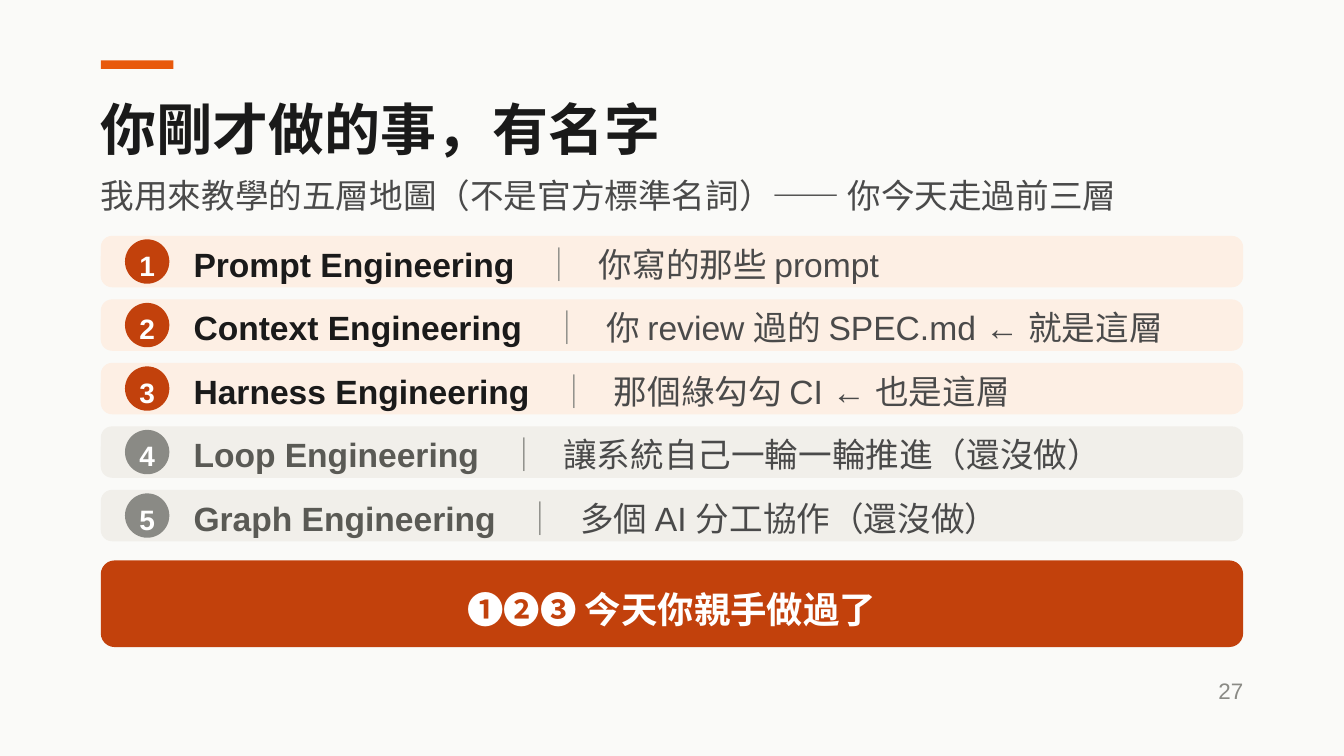
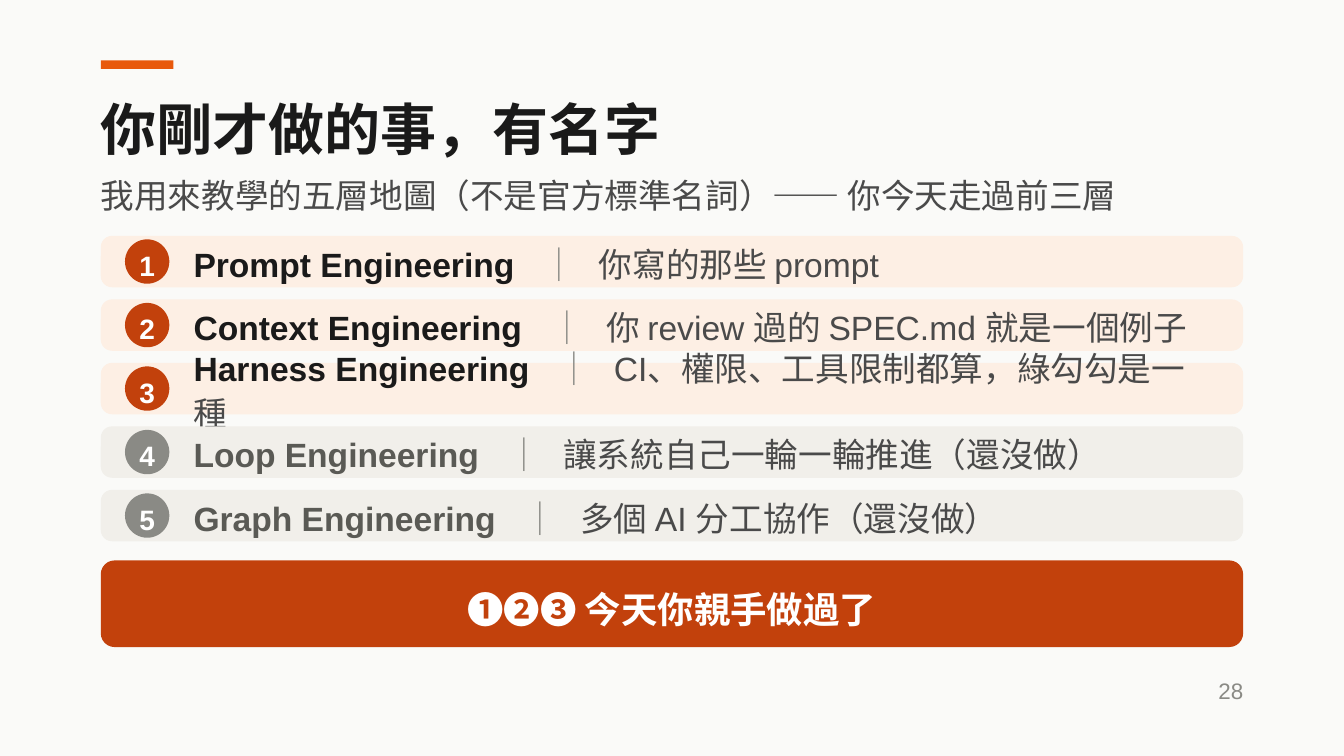
Before and after one commit to aaron20010920/unext-ai-dev-workshop, a slide deck: slide 28 of slides/2026-08-13-AI開發實戰.pptx (slide 27 before the commit). Drawn at 1344x756 pixels with LibreOffice and Linux fonts; fonts in the diff are those of the drawing. Boxes give left, top, right and bottom in pixels: in the first picture for what was removed or moved away, otherwise in the second. Text is boxed around its words. In the diff, an @@ line names an element or a change of style, - is before the commit and + after.

```diff
--- a/slides/2026-08-13-AI開發實戰.pptx
+++ b/slides/2026-08-13-AI開發實戰.pptx
@@ text at bbox=[194, 311, 1187, 347]: text changed @@
-Context Engineering ｜ 你 review 過的 SPEC.md ← 就是這層
+Context Engineering ｜ 你 review 過的 SPEC.md 就是一個例子
@@ text at bbox=[194, 354, 1185, 427]: text changed; text colour #1A1A1A to #4A4A4A; bold off @@
-Harness Engineering ｜ 那個綠勾勾 CI ← 也是這層
+Harness Engineering ｜ CI、權限、工具限制都算，綠勾勾是一種
@@ text at bbox=[1218, 683, 1243, 699]: text changed @@
-27
+28
```
Also in this commit, not shown: 25 other slides changed, 1 slide added, 3 other files.
